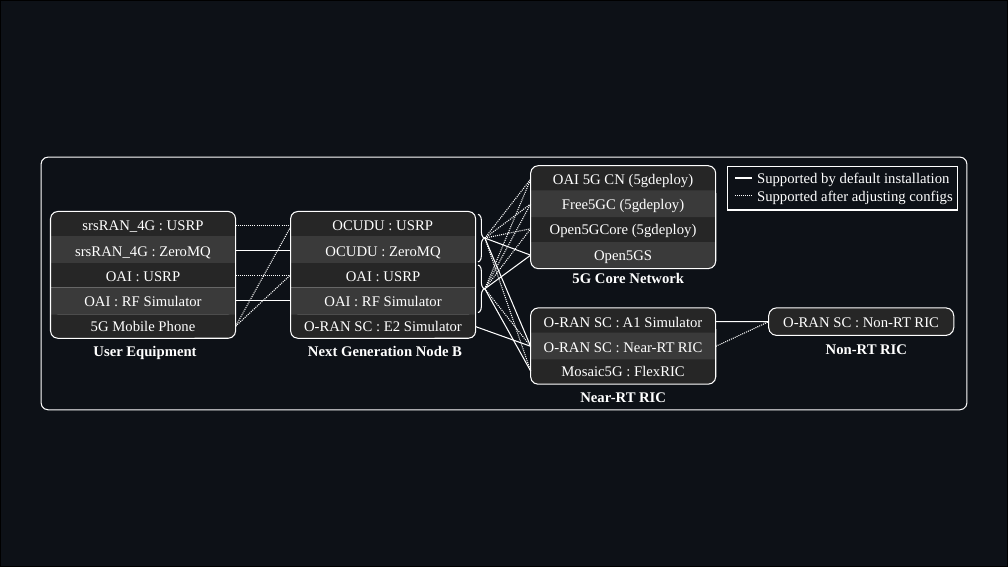
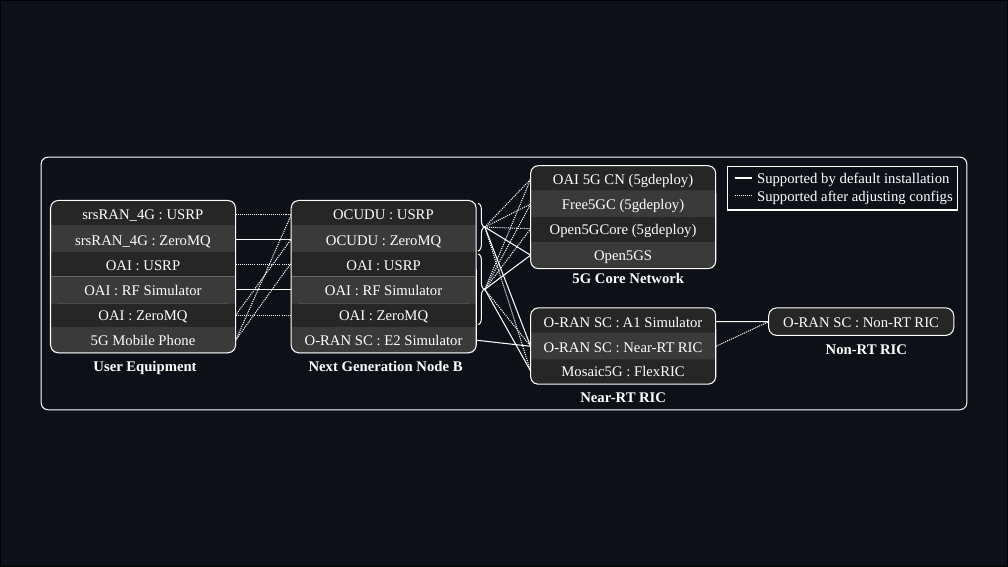
Before and after one commit to usnistgov/O-RAN-Testbed-Automation, a slide deck: slide 4 of RAN_Intelligent_Controllers/research/Diagrams.pptx. Drawn at 1008x567 pixels with LibreOffice and Linux fonts; fonts in the diff are those of the drawing. Boxes give left, top, right and bottom in pixels: in the first picture for what was removed or moved away, otherwise in the second. Text is boxed around its words. In the diff, an @@ line names an element or a change of style, - is before the commit and + after.

Commit message:
Add "OAI : ZeroMQ" to support diagrams, and new connection from OAI UE to OCUDU

```diff
--- a/RAN_Intelligent_Controllers/research/Diagrams.pptx
+++ b/RAN_Intelligent_Controllers/research/Diagrams.pptx
@@ line moved from (485, 238) - (531, 179) to (485, 227) - (531, 179) @@
@@ rounded rectangle: place and size @@
-rounded rectangle at (51,212,236,339)
+rounded rectangle at (51,200,236,353)
@@ rounded rectangle at (51,200,236,353): proportions changed @@
@@ rounded rectangle: place and size @@
-rounded rectangle at (51,212,236,339)
+rounded rectangle at (51,200,236,354)
@@ rounded rectangle at (291,200,476,353): proportions changed @@
@@ rounded rectangle: place and size @@
-rounded rectangle at (290,212,476,339)
+rounded rectangle at (291,200,476,353)
@@ rounded rectangle: place and size @@
-rounded rectangle at (290,212,476,339)
+rounded rectangle at (291,200,476,354)
@@ line moved from (485, 238) - (531, 204) to (485, 227) - (531, 204) @@
@@ line moved from (236, 326) - (292, 225) to (236, 340) - (292, 214) @@
@@ line moved from (485, 238) - (531, 371) to (485, 227) - (531, 371) @@
@@ line moved from (485, 238) - (531, 346) to (485, 227) - (531, 346) @@
@@ line moved from (485, 238) - (531, 229) to (485, 227) - (531, 229) @@
@@ line moved from (485, 238) - (531, 256) to (485, 227) - (531, 256) @@
@@ 8 texts, 4 rectangles, 4 lines, 2 round same rects, 1 right brace: place and size @@
-8 texts, 4 rectangles, 4 lines, 2 round same rects, 1 right brace at (51,215,485,315)
+8 texts, 4 rectangles, 4 lines, 2 round same rects, 1 right brace at (51,203,485,303)
@@ line moved from (236, 326) - (290, 275) to (236, 340) - (290, 264) @@
@@ right brace: place and size @@
-right brace at (478,265,485,313)
+right brace at (478,254,485,324)
@@ 4 texts: place and size @@
-4 texts at (91,320,462,359)
+4 texts at (91,335,463,374)
@@ group added at (51,240,476,353): 2 lines, 2 texts, 2 round same rects @@
+OAI : ZeroMQ
+OAI : ZeroMQ
@@ line moved from (475, 326) - (531, 346) to (476, 340) - (531, 346) @@
```
Also in this commit, not shown: 1 other slide changed, 2 other files.
